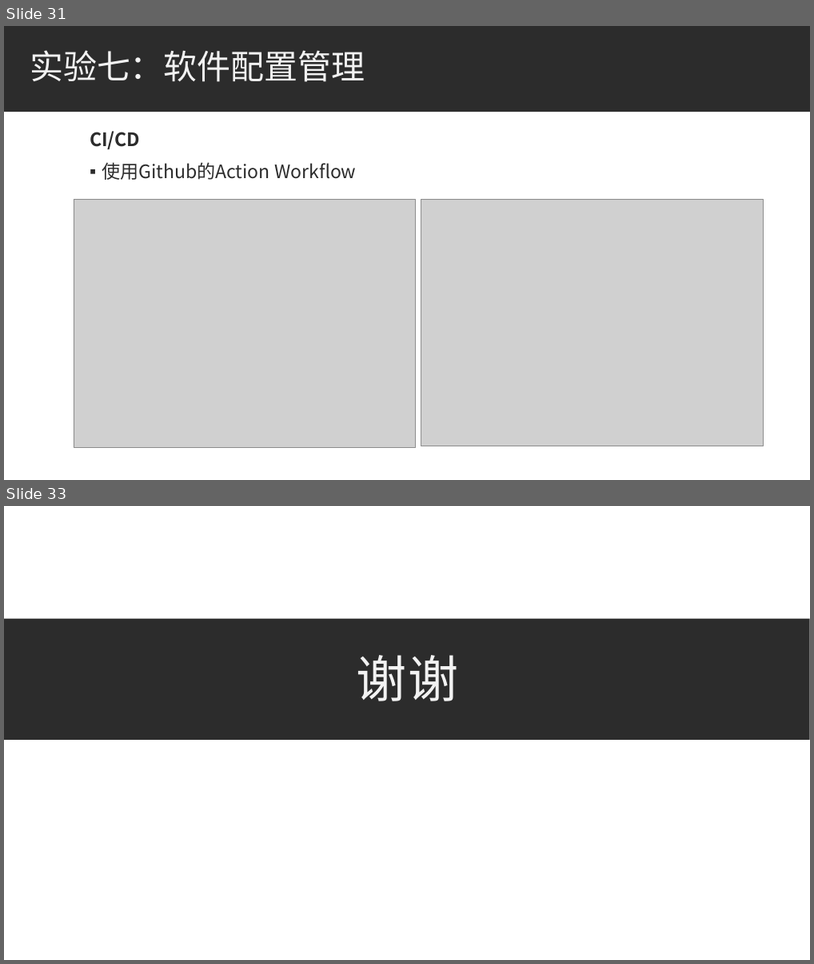
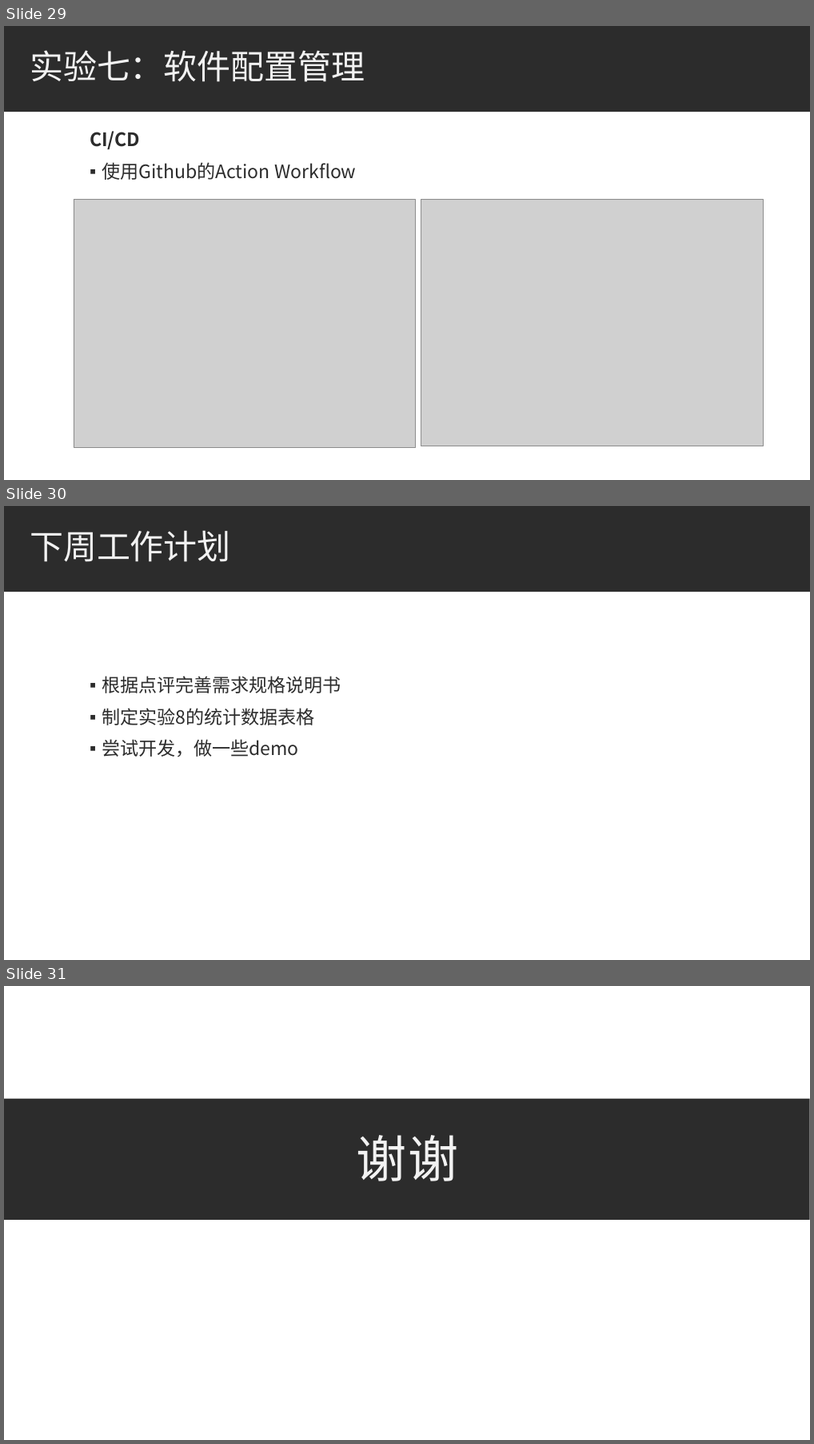
Before and after one commit to bhsei/20_H, a slide deck: 3.项目PPT/第5周_需求分析汇报ppt.pptx. Shown one above the other, each under a label of ours: slides 31 and 33 before the commit, slides 29, 30 and 31 after it; the slides between them are not shown. The pictures are 814x964 and 814x1444 pixels, drawn with LibreOffice and Linux fonts; fonts in the diff are those of the drawing; grey boxes stand for pictures. Boxes give left, top, right and bottom in pixels: in the first picture for what was removed or moved away, otherwise in the second. Text is boxed around its words. In the diff, an @@ line names an element or a change of style, - is before the commit and + after.

Commit message:
会议记录更新至3.27；修改需求分析汇报ppt；重命名需求规格说明书

```diff
--- a/3.项目PPT/第5周_需求分析汇报ppt.pptx
+++ b/3.项目PPT/第5周_需求分析汇报ppt.pptx
@@ slide 30 added at (x1=4, y1=506, x2=810, y2=960), background #FFFFFF; not listed: 1 template element that a slide beside it also shows @@
@@ title added at (x1=30, y1=530, x2=231, y2=562), 40 pt, text #F2F2F2 @@
+下周工作计划
@@ text added at (x1=102, y1=676, x2=342, y2=757), 22 pt, text #2C2C2C @@
+▪ 根据点评完善需求规格说明书
+▪ 制定实验8的统计数据表格
+▪ 尝试开发，做一些demo
@@ what was slide 31 is now slide 29 @@
@@ what was slide 33 is now slide 31 @@
```
Also in this commit, not shown: 2 slides changed, 3 slides removed, 4 other files.
